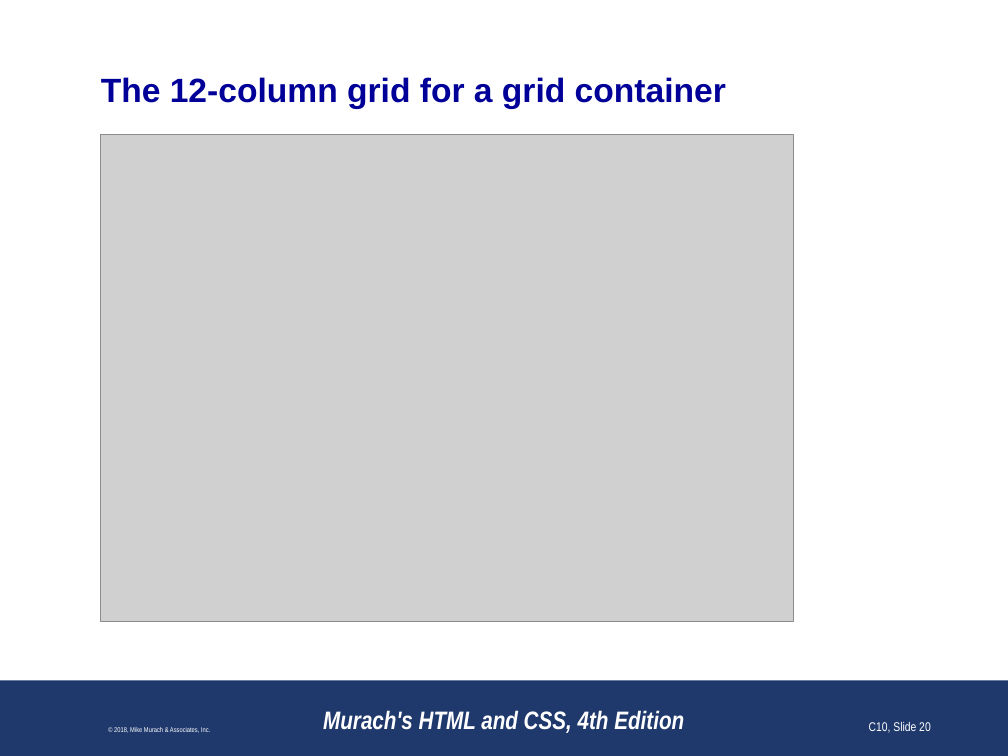
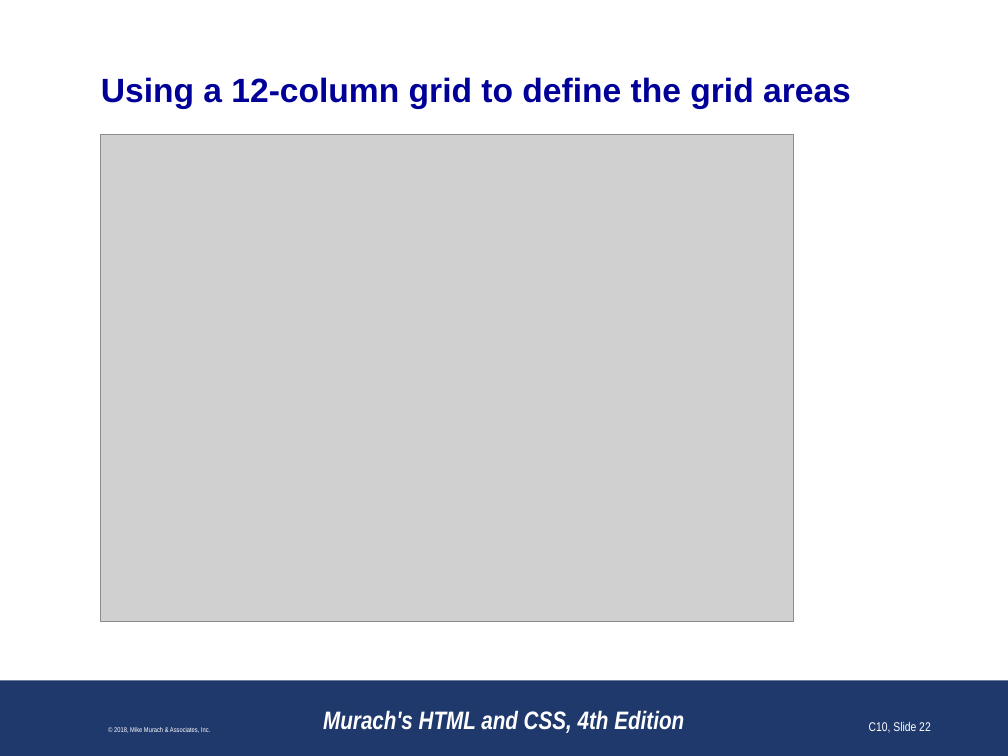
Before and after one commit to paulsmithkc/awd1000_base_lab_and_homework, a slide deck: slide 22 of murach_html_4e/slides/Chapter 10 slides (Revised).pptx (slide 20 before the commit). Drawn at 1008x756 pixels with LibreOffice and Linux fonts; fonts in the diff are those of the drawing; grey boxes stand for pictures; background and template pictures are left out. Boxes give left, top, right and bottom in pixels: in the first picture for what was removed or moved away, otherwise in the second. Text is boxed around its words. In the diff, an @@ line names an element or a change of style, - is before the commit and + after.

```diff
--- a/murach_html_4e/slides/Chapter 10 slides (Revised).pptx
+++ b/murach_html_4e/slides/Chapter 10 slides (Revised).pptx
@@ title at (x1=101, y1=77, x2=851, y2=109): text changed @@
-The 12-column grid for a grid container
+Using a 12-column grid to define the grid areas
@@ page number at (x1=869, y1=722, x2=931, y2=733): text changed @@
-C10, Slide 20
+C10, Slide 22
```
Also in this commit, not shown: 19 other slides changed, 1 slide added, 7 slides removed.
